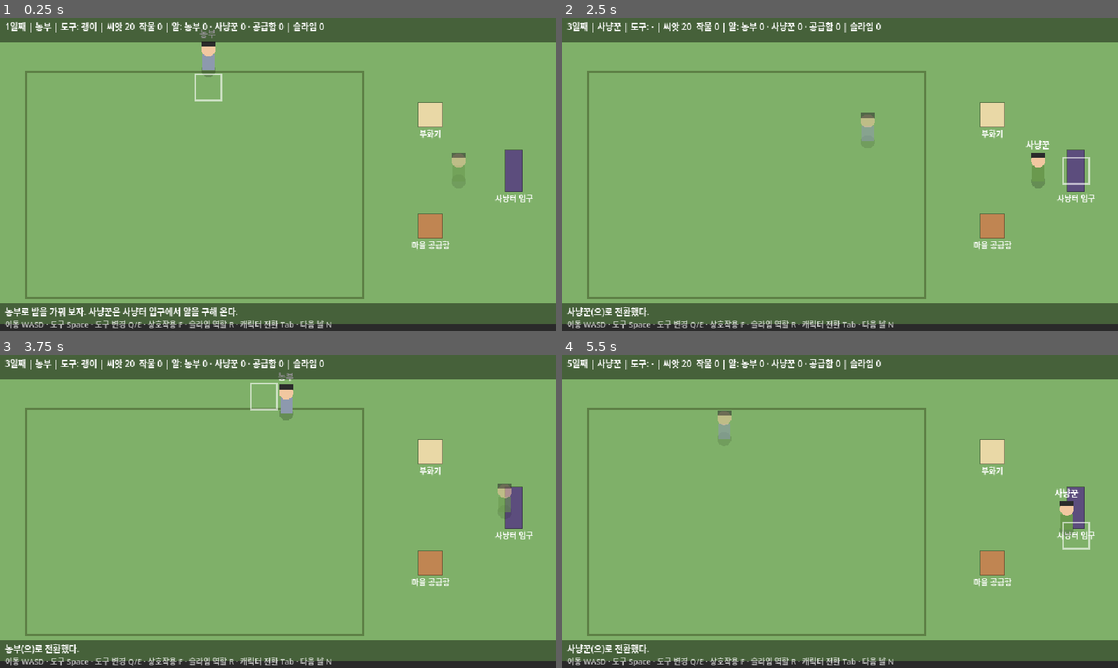
Above: before the commit, frames 1-4 (two rows, left to right).
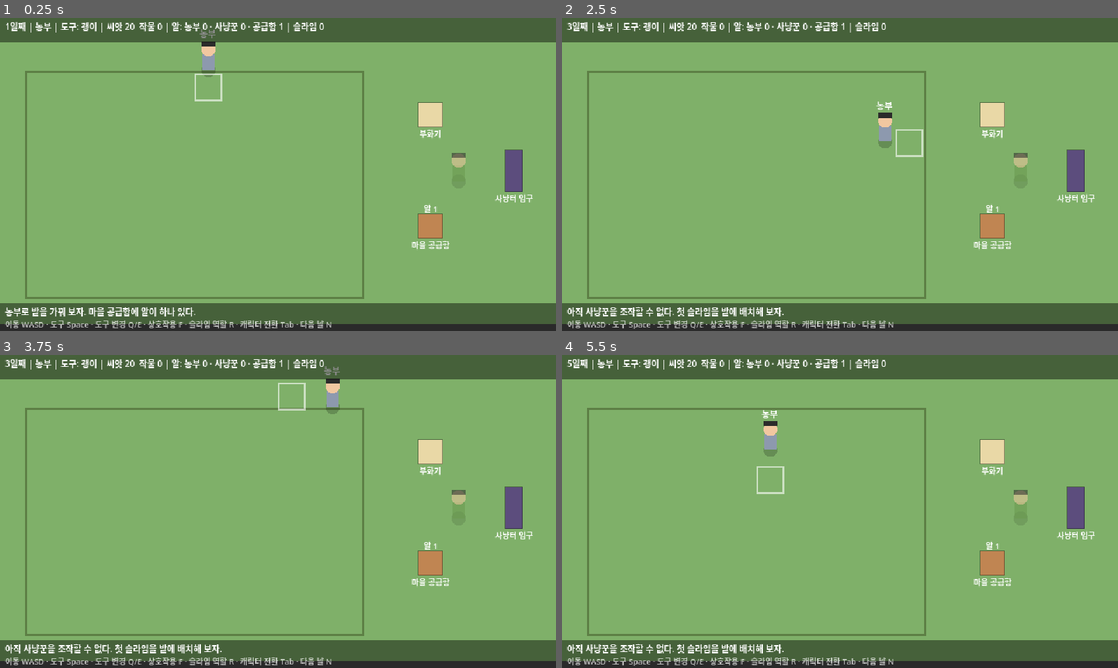
Above: after the commit, the same moments.

Repository: knc219-a11y/bunwon-online
Game: Godot game, scene res://scenes/main.tscn
Two runs of this game, one before a commit and one after it. Both use one fixed random seed, a clock stepped at 60 frames per second and the inputs below.
Inputs:
- Up to frame 1 (0.25 s): no input
- Up to frame 2 (2.5 s): tap Enter at 0.5 s; hold D (move_right) 0.53-1.28 s; hold F (interact) 0.53-1.28 s; tap N (next_day) at 0.8, 1.35 s; hold S (move_down) 1.28-2.03 s; tap R (slime_role) at 1.55 s; hold D (move_right) from 2.03 s (still down); hold R (slime_role) from 2.03 s (still down); tap Tab (switch_character) at 2.3 s
- Up to frame 3 (3.75 s): release D (move_right) at 2.78 s; release R (slime_role) at 2.78 s; hold W (move_up) 2.78-3.53 s; tap Tab (switch_character) at 2.85 s; tap F (interact) at 3.05 s; hold A (move_left) from 3.53 s (still down); hold F (interact) from 3.53 s (still down)
- Up to frame 4 (5.5 s): tap N (next_day) at 3.8, 4.35 s; release F (interact) at 4.28 s; tap R (slime_role) at 4.55 s; release A (move_left) at 5.03 s; hold S (move_down) from 5.03 s (still down); hold R (slime_role) from 5.03 s (still down); tap Tab (switch_character) at 5.3 s

The runs differ from the first frame. In frame 1, 0.5% of the frame differs, in the area x 15-79%, y 1-96%; in frame 2, 2.7%, in the area x 0-95%, y 1-96%; in frame 3, 1.7%; in frame 4, 2.7%.

Commit message:
첫 30분 흐름 반영: 농부로 시작, 첫 슬라임 급수, 사냥꾼 해금
- 마을 공급함에 알 1개가 있는 상태로 시작 (첫 알 획득 이벤트는 미정)
- 첫 슬라임을 밭에 배치하기 전에는 사냥꾼 전환 불가
- 첫 슬라임은 급수 역할로 부화, 이후 슬라임은 쉬는 중으로 부화
- 스모크 테스트를 새 흐름 순서로 갱신

Co-Authored-By: Claude Opus 5.5 (1M context) <noreply@anthropic.com>
Claude-Session: https://claude.ai/code/session_01XC7T1EPmqVfhcnegN23sqZ

Diff:
--- a/scripts/config.gd
+++ b/scripts/config.gd
@@ -14,6 +14,8 @@
 ## 수확하면 돌려받는 씨앗 수
 const SEEDS_PER_HARVEST := 1
 
+## 시작할 때 마을 공급함에 들어 있는 알 (첫 알 획득 이벤트는 미정이라 임시로 채워 둠)
+const START_VILLAGE_EGGS := 1
 const EGG_HATCH_DAYS := 1
 ## 사냥꾼은 하루 한 번 사냥을 다녀온다 (전투 구현 전 대체 동작)
 const HUNTS_PER_DAY := 1
--- a/scripts/game_state.gd
+++ b/scripts/game_state.gd
@@ -14,6 +14,8 @@
 ## 마을 공급함에 있는 알
 var village_eggs := 0
 var hunts_today := 0
+## 사냥꾼 조작 해금 여부. 첫 슬라임을 밭에 배치하면 열린다 (임시 조건).
+var hunter_unlocked := false
 
 
 func _ready() -> void:
@@ -35,8 +37,9 @@
 	crops = 0
 	farmer_eggs = 0
 	hunter_eggs = 0
-	village_eggs = 0
+	village_eggs = Config.START_VILLAGE_EGGS
 	hunts_today = 0
+	hunter_unlocked = false
 	changed.emit()
 
 
--- a/scripts/main.gd
+++ b/scripts/main.gd
@@ -47,7 +47,7 @@
 	GameState.changed.connect(_refresh_hud)
 	GameState.message.connect(func(t: String) -> void: _message.text = t)
 	_refresh_props()
-	GameState.notify("농부로 밭을 가꿔 보자. 사냥꾼은 사냥터 입구에서 알을 구해 온다.")
+	GameState.notify("농부로 밭을 가꿔 보자. 마을 공급함에 알이 하나 있다.")
 
 
 func _add_prop(label: String, color: Color, cell: Vector2i, size := Vector2(28, 28)) -> Prop:
@@ -99,6 +99,9 @@
 # --- 플레이어 동작 ---------------------------------------------------------
 
 func switch_character() -> void:
+	if not GameState.hunter_unlocked:
+		GameState.notify("아직 사냥꾼을 조작할 수 없다. 첫 슬라임을 밭에 배치해 보자.")
+		return
 	_set_active(hunter if active == farmer else farmer)
 	GameState.notify("%s(으)로 전환했다." % active.display_name)
 
@@ -132,7 +135,11 @@
 	var carried := _carried_slime()
 	if carried:
 		carried.place(farmer.cell())
-		GameState.notify("슬라임을 내려놓았다. R 키로 맡길 일을 고른다.")
+		if not GameState.hunter_unlocked:
+			GameState.hunter_unlocked = true
+			GameState.notify("슬라임이 주변 밭에 물을 주기 시작했다! 이제 Tab으로 사냥꾼을 조작할 수 있다.")
+		else:
+			GameState.notify("슬라임을 내려놓았다. R 키로 맡길 일을 고른다.")
 		return
 	var s := _nearest_slime()
 	if s:
@@ -196,7 +203,7 @@
 	if incubating_days == 0:
 		incubating_days = -1
 		var s := _hatch(INCUBATOR_CELL + Vector2i(-1, 1))
-		text += " 알이 부화했다! " + s.describe()
+		text += " 알이 부화했다! " + s.describe() + " F로 들어서 밭 옆에 놓아 주자."
 	_refresh_props()
 	GameState.notify(text)
 
@@ -205,6 +212,9 @@
 	var s := Slime.new()
 	add_child(s)
 	s.setup(farm, at_cell, _rng)
+	if slimes.is_empty():
+		# 첫 슬라임은 급수 담당으로 태어난다 (2026-09-27 결정)
+		s.role = Slime.Role.WATER
 	slimes.append(s)
 	return s
 
--- a/tests/smoke_test.gd
+++ b/tests/smoke_test.gd
@@ -36,8 +36,48 @@
 		main.next_day()
 	_check(c.planted and c.growth == 0, "물을 안 줘도 작물이 죽지 않고 그대로")
 
-	# 2) 사냥꾼: 사냥터 입구 → 알 획득 → 마을 공급함
+	# 2) 시작 상태: 공급함에 알 1개, 사냥꾼은 잠김
+	_check(GameState.village_eggs == Config.START_VILLAGE_EGGS, "공급함에 알 1개로 시작")
 	main.switch_character()
+	_check(main.active == farmer, "첫 슬라임 배치 전에는 사냥꾼 전환 불가")
+
+	# 3) 농부: 공급함에서 받기 → 부화기 → 다음 날 부화 (첫 슬라임은 급수)
+	farmer.position = main.supply_box.position
+	main.interact()
+	_check(GameState.farmer_eggs == 1 and GameState.village_eggs == 0, "농부가 공급함에서 알 수령")
+	farmer.position = main.incubator.position
+	main.interact()
+	_check(main.incubating_days == Config.EGG_HATCH_DAYS, "부화기에 알 넣기")
+	main.next_day()
+	_check(main.slimes.size() == 1, "다음 날 부화")
+	var slime: Slime = main.slimes[0]
+	_check(slime.trait_name != "" and slime.speed > 0.0, "부화 시 능력치/Trait 생성")
+	_check(slime.role == Slime.Role.WATER, "첫 슬라임은 급수 역할")
+
+	# 4) 슬라임 옮겨서 배치 → 급수 역할 → 자동으로 물주기
+	farmer.position = slime.position
+	main.interact()
+	_check(slime.carried_by == farmer, "슬라임 들기")
+	var home := Vector2i(6, 5)
+	farmer.position = Farm.center_of(home)
+	main.interact()
+	_check(slime.carried_by == null and slime.home == home, "슬라임 배치")
+	_check(GameState.hunter_unlocked, "첫 슬라임 배치로 사냥꾼 해금")
+	for target in [home + Vector2i.RIGHT, home + Vector2i.LEFT]:
+		main.farm.do_work(Farm.Work.TILL, target)
+		main.farm.do_work(Farm.Work.SOW, target)
+	for i in 2:
+		_check(slime.work_once(), "슬라임이 일감 찾음 %d" % i)
+		await get_tree().create_timer(Config.SLIME_HOP_TIME + 0.1).timeout
+	var watered := 0
+	for target in [home + Vector2i.RIGHT, home + Vector2i.LEFT]:
+		if main.farm.get_cell(target).watered:
+			watered += 1
+	_check(watered == 2, "슬라임이 범위 안 작물에 물주기")
+
+	# 5) 사냥꾼: 사냥터 입구 → 알 획득 → 마을 공급함
+	main.switch_character()
+	_check(main.active == main.hunter, "사냥꾼 전환")
 	var hunter: Character = main.hunter
 	hunter.position = main.hunt_gate.position
 	main.interact()
@@ -47,41 +87,14 @@
 	main.interact()
 	_check(GameState.village_eggs == 1 and GameState.hunter_eggs == 0, "마을 공급함에 알 공급")
 
-	# 3) 농부: 공급함에서 받기 → 부화기 → 다음 날 부화
+	# 두 번째 슬라임은 역할 없이 태어나 직접 정한다
 	main.switch_character()
 	farmer.position = main.supply_box.position
 	main.interact()
-	_check(GameState.farmer_eggs == 1, "농부가 공급함에서 알 수령")
 	farmer.position = main.incubator.position
 	main.interact()
-	_check(main.incubating_days == Config.EGG_HATCH_DAYS, "부화기에 알 넣기")
 	main.next_day()
-	_check(main.slimes.size() == 1, "다음 날 부화")
-	var slime: Slime = main.slimes[0]
-	_check(slime.trait_name != "" and slime.speed > 0.0, "부화 시 능력치/Trait 생성")
-
-	# 4) 슬라임 옮겨서 배치 → 급수 역할 → 자동으로 물주기
-	farmer.position = slime.position
-	main.interact()
-	_check(slime.carried_by == farmer, "슬라임 들기")
-	var home := Vector2i(6, 5)
-	farmer.position = Farm.center_of(home)
-	main.interact()
-	_check(slime.carried_by == null and slime.home == home, "슬라임 배치")
-	for target in [home + Vector2i.RIGHT, home + Vector2i.LEFT]:
-		main.farm.do_work(Farm.Work.TILL, target)
-		main.farm.do_work(Farm.Work.SOW, target)
-	main.change_slime_role()
-	main.change_slime_role()
-	_check(slime.role == Slime.Role.WATER, "역할 바꾸기 (급수)")
-	for i in 2:
-		_check(slime.work_once(), "슬라임이 일감 찾음 %d" % i)
-		await get_tree().create_timer(Config.SLIME_HOP_TIME + 0.1).timeout
-	var watered := 0
-	for target in [home + Vector2i.RIGHT, home + Vector2i.LEFT]:
-		if main.farm.get_cell(target).watered:
-			watered += 1
-	_check(watered == 2, "슬라임이 범위 안 작물에 물주기")
+	_check(main.slimes.size() == 2 and main.slimes[1].role == Slime.Role.REST, "두 번째 슬라임은 쉬는 중으로 부화")
 
 	print("SMOKE TEST: %s (%d failures)" % ["PASS" if _failures == 0 else "FAIL", _failures])
 	get_tree().quit(1 if _failures > 0 else 0)
Not shown, changed: README.md
